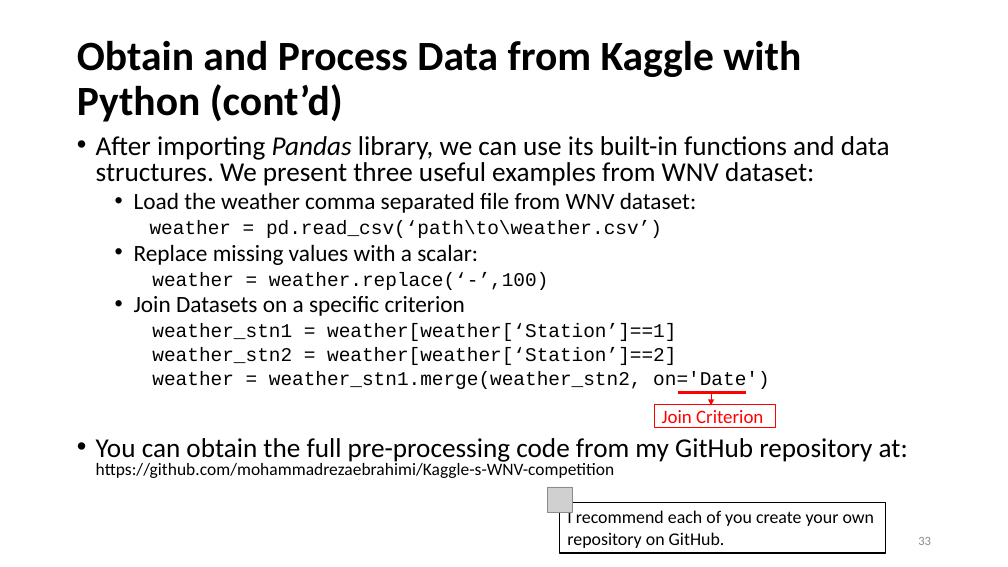
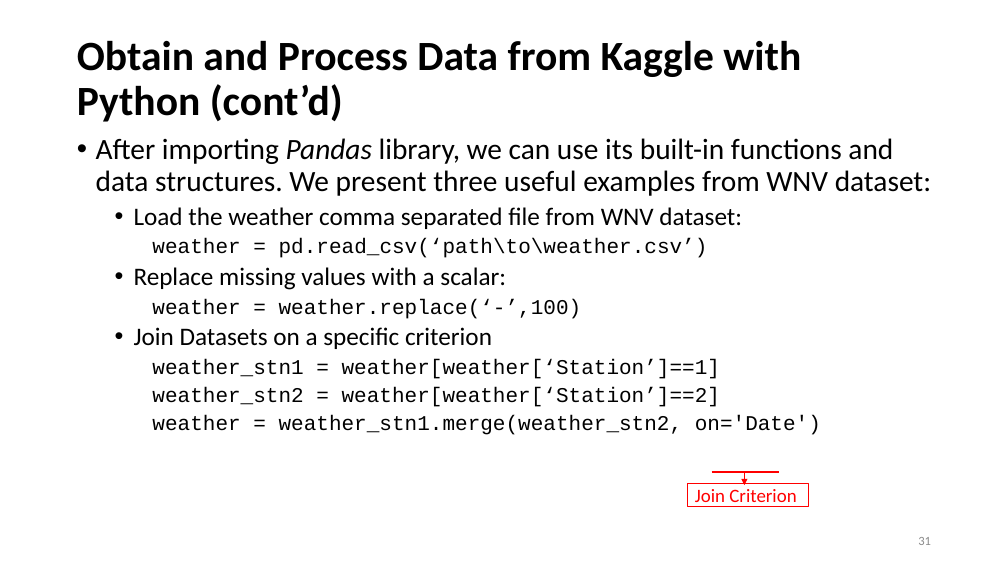
Before and after one commit to ailab-ua/courses, a slide deck: slide 31 of resources/PythonReview_1.pptx (slide 33 before the commit). Drawn at 1008x567 pixels with LibreOffice and Linux fonts; fonts in the diff are those of the drawing; grey boxes stand for pictures. Boxes give left, top, right and bottom in pixels: in the first picture for what was removed or moved away, otherwise in the second. Text is boxed around its words. In the diff, an @@ line names an element or a change of style, - is before the commit and + after.

Commit message:
Adding updated Python review slides.

```diff
--- a/resources/PythonReview_1.pptx
+++ b/resources/PythonReview_1.pptx
@@ text "After importing Pandas library, we ..." at (96, 138, 931, 435): size 25.9 to 28 pt in "After importing Pandas library, we can use ..."; size 22.2 to 24 pt in "Load the weather comma separated file from ...", "Replace missing values with a scalar:", "Join Datasets on a specific criterion"; size 18.5 to 20 pt in "weather = pd.read_csv(‘path\to\weather.csv’)", "weather = weather.replace(‘-’,100)", "weather_stn1 = weather[weather[‘Station’]==1]", "weather_stn2 = weather[weather[‘Station’]==2]" and 1 more places; line spacing 0.8 to 0.9 @@
@@ text at (96, 438, 908, 478): paragraph removed @@
-• You can obtain the full pre-processing code from my GitHub repository at: https://github.com/mohammadrezaebrahimi/Kaggle-s-WNV-competition
@@ 1 rectangle, 1 line, 1 arrow: place and size @@
-1 rectangle, 1 line, 1 arrow at (654, 392, 775, 427)
+1 rectangle, 1 line, 1 arrow at (687, 472, 808, 507)
@@ picture removed at (547, 487, 572, 512) @@
@@ rectangle removed at (560, 502, 886, 553) @@
-I recommend each of you create your own repository on GitHub.
```
Also in this commit, not shown: 21 other slides changed, 1 slide added, 3 slides removed.
